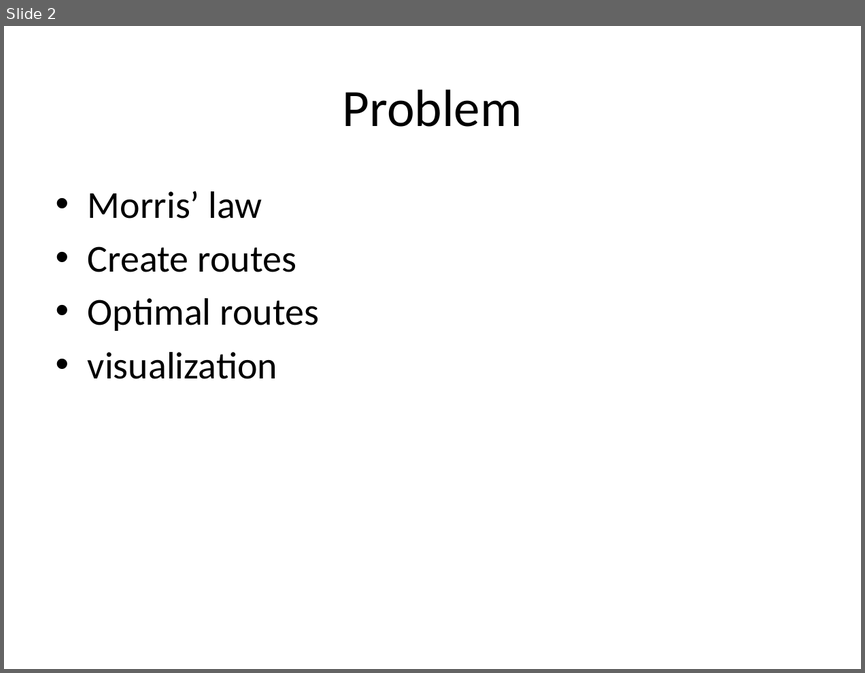
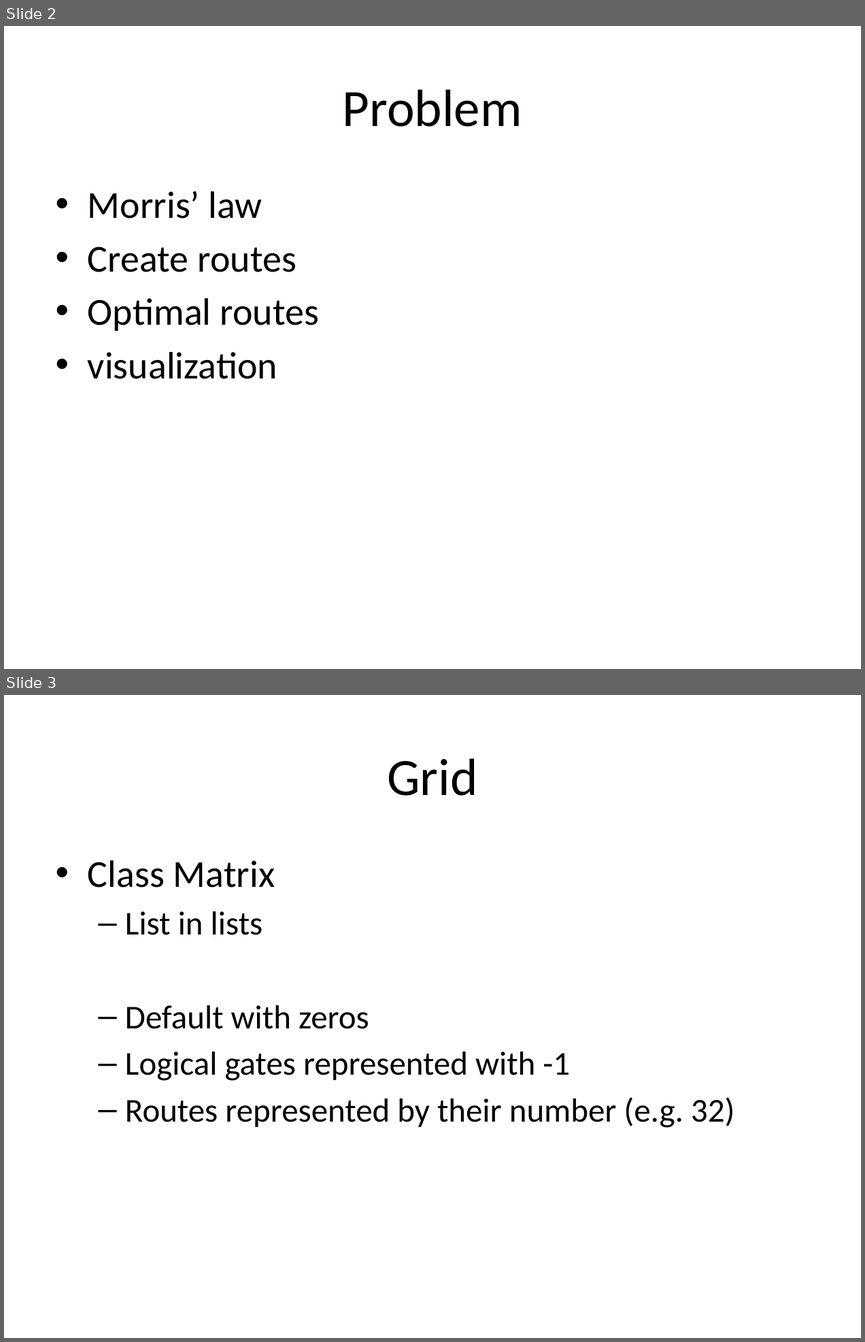
Before and after one commit to michielpauw/Heuristics, a slide deck: Presentatie chips and circuits.pptx. Shown one above the other, each under a label of ours: slide 2 before the commit, slides 2 and 3 after it. The pictures are 865x673 and 865x1342 pixels, drawn with LibreOffice and Linux fonts; fonts in the diff are those of the drawing. Boxes give left, top, right and bottom in pixels: in the first picture for what was removed or moved away, otherwise in the second. Text is boxed around its words. In the diff, an @@ line names an element or a change of style, - is before the commit and + after.

```diff
--- a/Presentatie chips and circuits.pptx
+++ b/Presentatie chips and circuits.pptx
@@ slide 3 added at (4,695,861,1338), background #FFFFFF @@
@@ title added at (387,758,477,796), 44 pt, text #000000 @@
+Grid
@@ text added at (88,860,734,1127), 28 pt, text #000000 @@
+• Class Matrix
+  – List in lists
+  – Default with zeros
+  – Logical gates represented with -1
+  – Routes represented by their number (e.g. 32)
```
Also in this commit, not shown: 1 slide changed, 2 other slides added, 4 slides removed, 3 other files.
